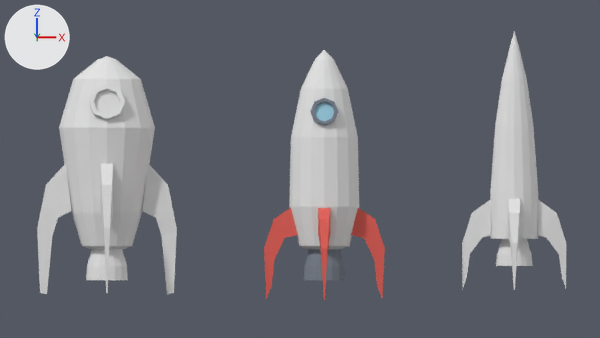
What one commit did to the Blender file objects/rocket.blend.
Before and after are seen from the file's camera 'Camera'. The lights are fixed; the arrows at upper left show +X, +Y and +Z.

The older version as bpy lines, for what is in view:
```python
me_cylinder = bpy.data.meshes.new('Cylinder')
me_cylinder.from_pydata(...)  # 234 vertices, 228 faces; spans x -0.49..0.49, y -0.49..0.49, z -0.75..1.3
# faces by material slot: [96, 56, 4, 72]
me_cylinder.materials.append(mat_white)  # white #e7e7e7
me_cylinder.materials.append(mat_red)  # red #e7685f
me_cylinder.materials.append(mat_blue)  # cyan #a2d4e7
me_cylinder.materials.append(mat_grey)  # grey #7d8590
me_cylinder_002 = bpy.data.meshes.new('Cylinder.002')
me_cylinder_002.from_pydata(...)  # 194 vertices, 200 faces; spans x -0.43..0.43, y -0.43..0.43, z -0.66..1.46
me_cylinder_002.materials.append(mat_white)  # white #e7e7e7
me_cylinder_006 = bpy.data.meshes.new('Cylinder.006')
me_cylinder_006.from_pydata(...)  # 234 vertices, 228 faces; spans x -0.57..0.57, y -0.57..0.57, z -0.7..1.25
me_cylinder_006.materials.append(mat_white)  # white #e7e7e7
ob_cylinder = bpy.data.objects.new('Cylinder', me_cylinder)
ob_cylinder.location = (0.0, 0.0, 0.0)
ob_cylinder_001 = bpy.data.objects.new('Cylinder.001', me_cylinder_002)
ob_cylinder_001.location = (1.556, 0.0, 0.0)
ob_cylinder_004 = bpy.data.objects.new('Cylinder.004', me_cylinder_006)
ob_cylinder_004.location = (-1.78, 0.0, 0.0)
```
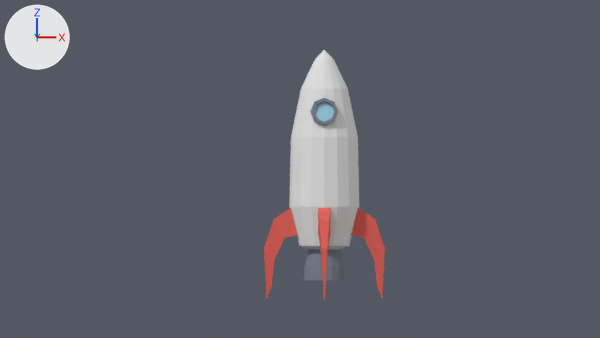
Boxes (x1, y1, x2, y2) around the edits, measured in the pictures (600 x 338 px):
'Cylinder.004', hidden
    before: (37, 56, 177, 294)
'Cylinder.001', hidden
    before: (462, 31, 566, 290)

What the commit changed:
Object 'Cylinder.004' (ob_cylinder_004) is now hidden.
Object 'Cylinder.001' (ob_cylinder_001) is now hidden.
